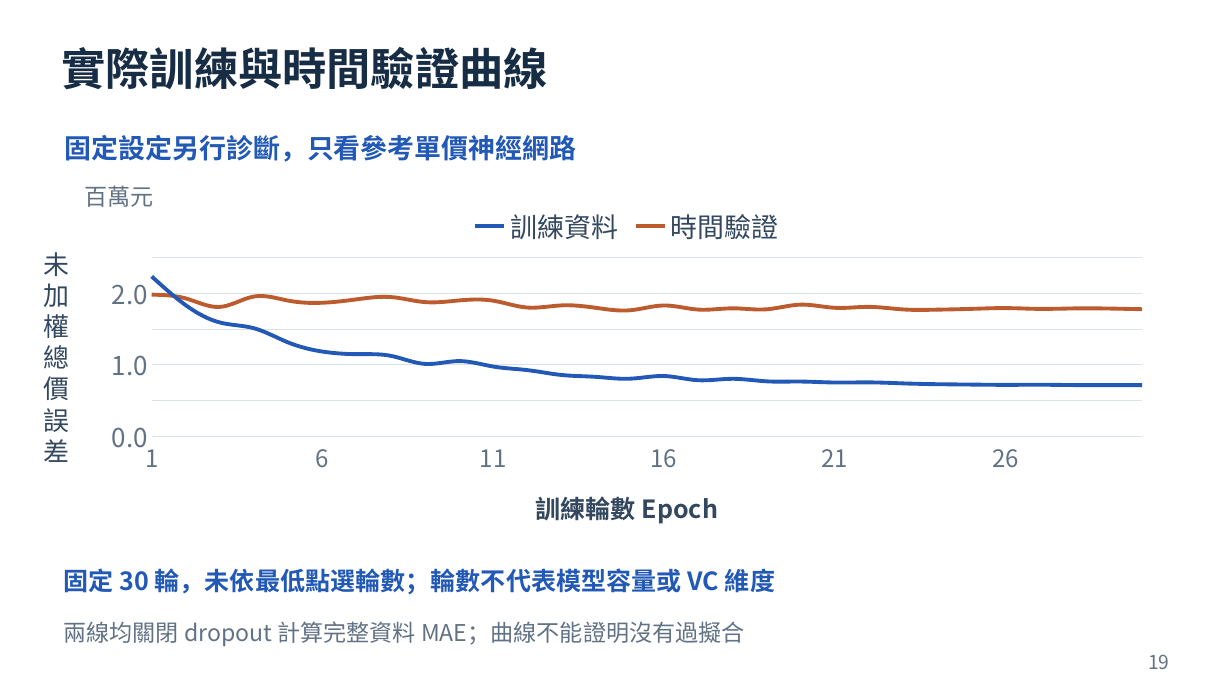
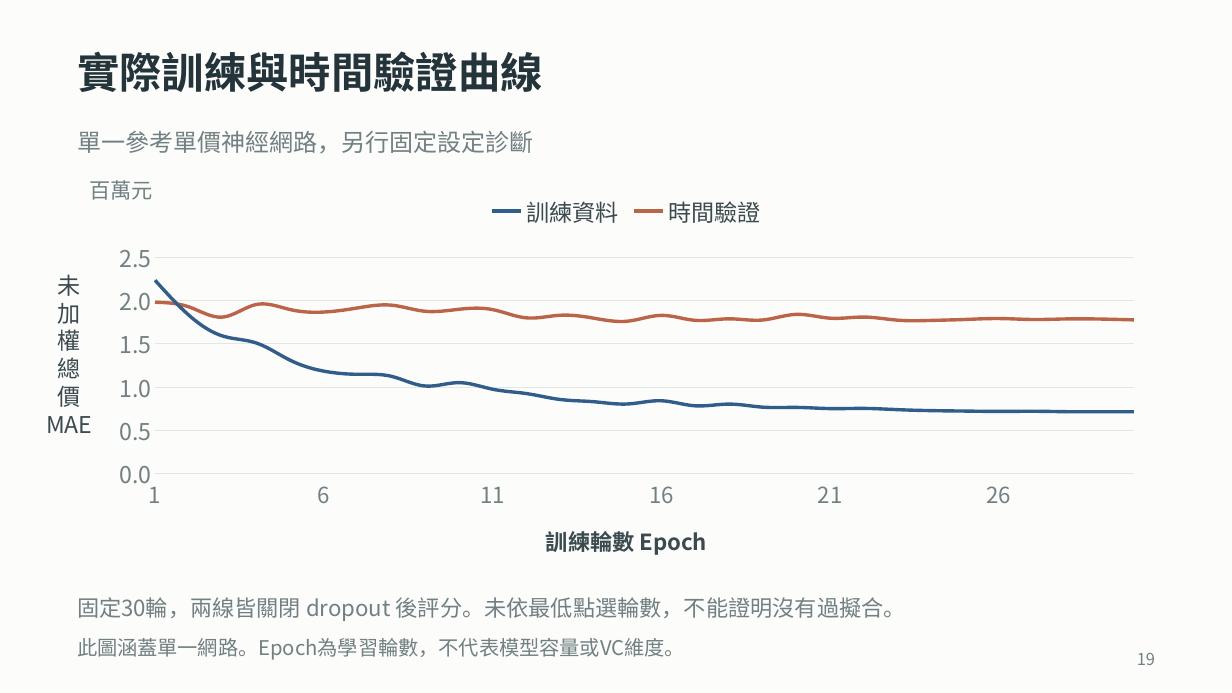
Before and after one commit to ziyi930108/nycu-house-price-regression, a slide deck: slide 19 of teaching/final_presentation/台灣房屋銷售價格預測挑戰賽_上台簡報.pptx. Drawn at 1232x693 pixels with LibreOffice and Linux fonts; fonts in the diff are those of the drawing. Boxes give left, top, right and bottom in pixels: in the first picture for what was removed or moved away, otherwise in the second. Text is boxed around its words. In the diff, an @@ line names an element or a change of style, - is before the commit and + after.

```diff
--- a/teaching/final_presentation/台灣房屋銷售價格預測挑戰賽_上台簡報.pptx
+++ b/teaching/final_presentation/台灣房屋銷售價格預測挑戰賽_上台簡報.pptx
@@ background #FFFFFF to #FCFCFA @@
@@ text "實際訓練與時間驗證曲線" moved from (x1=62, y1=47, x2=548, y2=89) to (x1=77, y1=51, x2=543, y2=92) @@
@@ text "實際訓練與時間驗證曲線" at (x1=77, y1=51, x2=543, y2=92): size 34.5 to 33 pt, text colour #172C45 to #23343A @@
@@ text at (x1=77, y1=131, x2=533, y2=153): text changed; size 21 to 18.8 pt; text colour #2259B6 to #718082; bold off @@
-固定設定另行診斷，只看參考單價神經網路
+單一參考單價神經網路，另行固定設定診斷
@@ text "百萬元" at (x1=90, y1=180, x2=153, y2=200): size 18 to 16.5 pt, text colour #617285 to #718082 @@
@@ scatter smooth chart at (x1=98, y1=183, x2=1155, y2=579) @@
@@ colour of 訓練資料 #2259B6 to #315D8A @@
@@ colour of 時間驗證 #BC5B2E to #BA6548 @@
@@ legend changed @@
@@ category axis changed @@
@@ value axis changed @@
@@ scatter smooth chart resized from (x1=91, y1=194, x2=1164, y2=547) to (x1=98, y1=183, x2=1155, y2=579) @@
@@ text "未" moved from (x1=44, y1=252, x2=70, y2=462) to (x1=46, y1=274, x2=92, y2=433) @@
@@ text at (x1=58, y1=274, x2=81, y2=407): size 20.2 to 18 pt, text colour #33485F to #3A4A4E in "未", "加", "權", "總" and 1 more places @@
@@ text at (x1=46, y1=416, x2=92, y2=433): text changed; size 20.2 to 18 pt; text colour #33485F to #3A4A4E @@
-誤
-差
+MAE
@@ text at (x1=77, y1=597, x2=906, y2=621): text changed; size 19.5 to 17.2 pt; text colour #2259B6 to #718082; bold off @@
-固定 30 輪，未依最低點選輪數；輪數不代表模型容量或 VC 維度
+固定30輪，兩線皆關閉 dropout 後評分。未依最低點選輪數，不能證明沒有過擬合。
@@ text at (x1=77, y1=638, x2=685, y2=660): text changed; size 18 to 15.8 pt; text colour #617285 to #718082 @@
-兩線均關閉 dropout 計算完整資料 MAE；曲線不能證明沒有過擬合
+此圖涵蓋單一網路。Epoch為學習輪數，不代表模型容量或VC維度。
@@ text "19" at (x1=1137, y1=653, x2=1155, y2=665): size 15 to 12.8 pt, text colour #617285 to #718082 @@
```
Also in this commit, not shown: 23 other slides changed, 37 other files.
